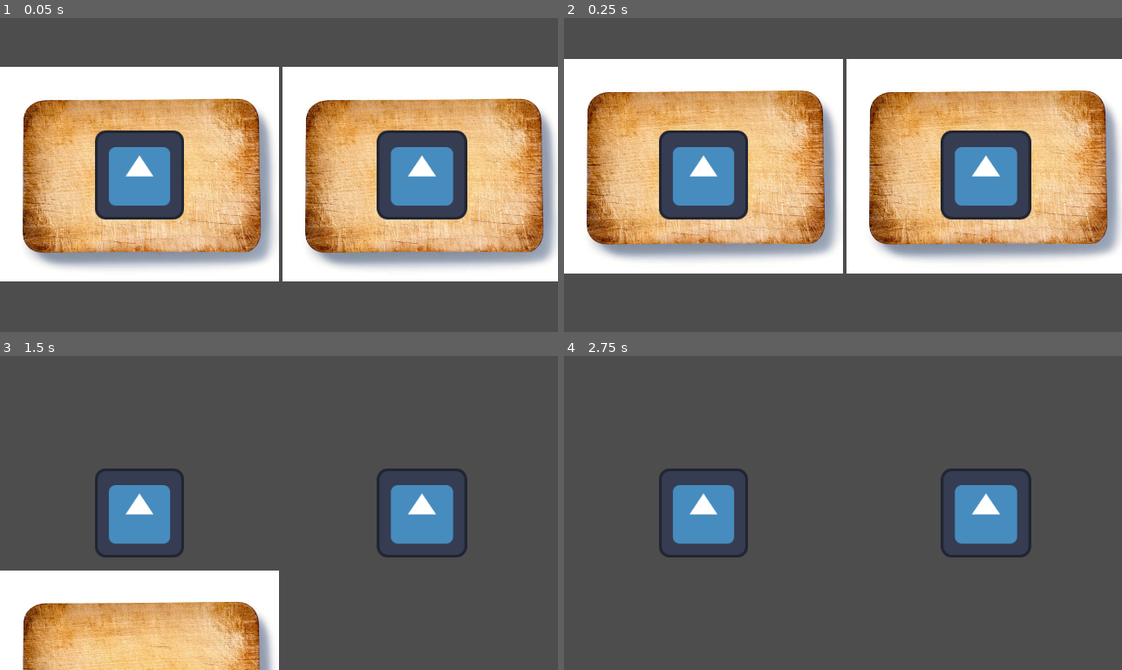
Above: before the commit, frames 1-4 (two rows, left to right).
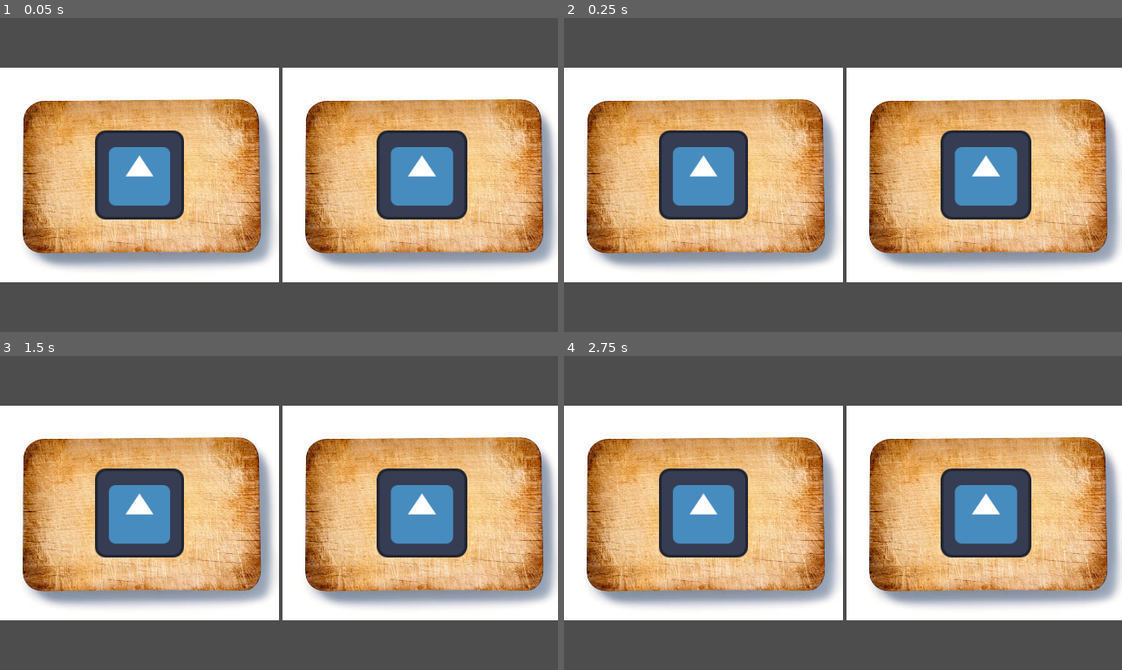
Above: after the commit, the same moments.

Repository: Fullbust505/GameJam2026
Game: Godot game, scene res://scenes/nage_level_view.tscn
The game is run twice, just before and just after one commit, with the same random seed, the same clock (stepped at 60 frames per second) and the same inputs. The engine's default icon, where the game draws it, is replaced by a stand-in: a white triangle on a blue panel in a dark square.
Inputs:
- Up to frame 1 (0.05 s): no input
- Up to frame 2 (0.25 s): no input
- Up to frame 3 (1.5 s): tap Enter (ui_accept) at 0.5, 0.6, 0.77, 1.07, 1.35 s; hold Right (ui_right) from 0.53 s (still down)
- Up to frame 4 (2.75 s): tap Enter (ui_accept) at 1.52, 1.82, 2.1 s; release Right (ui_right) at 2.03 s; hold Left (ui_left) from 2.03 s (still down)

The runs differ from the first frame. In frame 1, 2.5% of the frame differs, in the area x 0-100%, y 15-85%; in frame 2, 26%; in frame 3, 66%, in the area x 0-100%, y 15-100%; in frame 4, 59%.

Commit message:
template inch

Diff:
--- /dev/null
+++ b/monsieur-monstre-jeux/player.gd
@@ -0,0 +1,25 @@
+extends CharacterBody2D
+
+
+const SPEED = 300.0
+const JUMP_VELOCITY = -400.0
+
+
+func _physics_process(delta: float) -> void:
+	# Add the gravity.
+	if not is_on_floor():
+		velocity += get_gravity() * delta
+
+	# Handle jump.
+	if Input.is_action_just_pressed("ui_accept") and is_on_floor():
+		velocity.y = JUMP_VELOCITY
+
+	# Get the input direction and handle the movement/deceleration.
+	# As good practice, you should replace UI actions with custom gameplay actions.
+	var direction := Input.get_axis("ui_left", "ui_right")
+	if direction:
+		velocity.x = direction * SPEED
+	else:
+		velocity.x = move_toward(velocity.x, 0, SPEED)
+
+	move_and_slide()
--- a/monsieur-monstre-jeux/scenes/cut_P2.tscn
+++ b/monsieur-monstre-jeux/scenes/cut_P2.tscn
@@ -1,6 +1,5 @@
 [gd_scene format=3 uid="uid://3f1odqe353cn"]
 
-[ext_resource type="Script" uid="uid://bg3waskesp805" path="res://scripts/nage_p2mvt.gd" id="1_at8dn"]
 [ext_resource type="Texture2D" uid="uid://bbxo30ypwsfeu" path="res://sprites/icon.svg" id="2_3ccfh"]
 
 [sub_resource type="PhysicsMaterial" id="PhysicsMaterial_c4gc8"]
@@ -10,7 +9,6 @@
 
 [node name="P2" type="Node2D" unique_id=2103489380]
 scale = Vector2(0.8000001, 0.8000001)
-script = ExtResource("1_at8dn")
 
 [node name="Sprite2D" type="Sprite2D" parent="." unique_id=2103890599]
 scale = Vector2(1.013, 1)
--- a/monsieur-monstre-jeux/scenes/nage_P1.tscn
+++ b/monsieur-monstre-jeux/scenes/nage_P1.tscn
@@ -18,6 +18,7 @@
 [node name="RigidBody2D" type="RigidBody2D" parent="." unique_id=1093869996]
 mass = 70.0
 physics_material_override = SubResource("PhysicsMaterial_c4gc8")
+gravity_scale = 0.0
 
 [node name="CollisionShape2D" type="CollisionShape2D" parent="RigidBody2D" unique_id=922787149]
 scale = Vector2(2.5, 2.5)
--- a/monsieur-monstre-jeux/scenes/nage_P2.tscn
+++ b/monsieur-monstre-jeux/scenes/nage_P2.tscn
@@ -19,6 +19,7 @@
 [node name="RigidBody2D" type="RigidBody2D" parent="." unique_id=1093869996]
 mass = 70.0
 physics_material_override = SubResource("PhysicsMaterial_c4gc8")
+gravity_scale = 0.0
 
 [node name="CollisionShape2D" type="CollisionShape2D" parent="RigidBody2D" unique_id=922787149]
 scale = Vector2(2.5, 2.5)
--- a/monsieur-monstre-jeux/scenes/nage_level_view.tscn
+++ b/monsieur-monstre-jeux/scenes/nage_level_view.tscn
@@ -1,6 +1,6 @@
 [gd_scene format=3 uid="uid://bfbny43birx8b"]
 
-[ext_resource type="Script" uid="uid://c5fqa1ax7aw5v" path="res://scenes/world.gd" id="1_n5pg7"]
+[ext_resource type="Script" uid="uid://c5fqa1ax7aw5v" path="res://scripts/world.gd" id="1_n5pg7"]
 [ext_resource type="PackedScene" uid="uid://duj8xj1kbg5w8" path="res://scenes/cuisine_level.tscn" id="1_yqrkj"]
 
 [node name="Node" type="Node" unique_id=1193111562]
--- a/monsieur-monstre-jeux/scenes/cut_P1.tscn
+++ b/monsieur-monstre-jeux/scenes/swim_P1.tscn
@@ -1,6 +1,5 @@
 [gd_scene format=3 uid="uid://eua0qi6j81g1"]
 
-[ext_resource type="Script" uid="uid://pdwnlod2u80m" path="res://scripts/nage_p1mvt.gd" id="1_bcql0"]
 [ext_resource type="Texture2D" uid="uid://bbxo30ypwsfeu" path="res://sprites/icon.svg" id="2_x1ftj"]
 
 [sub_resource type="PhysicsMaterial" id="PhysicsMaterial_c4gc8"]
@@ -10,7 +9,6 @@
 
 [node name="P1" type="Node2D" unique_id=2103489380]
 scale = Vector2(0.79999846, 0.79999846)
-script = ExtResource("1_bcql0")
 
 [node name="Sprite2D" type="Sprite2D" parent="." unique_id=2103890599]
 texture = ExtResource("2_x1ftj")
--- /dev/null
+++ b/monsieur-monstre-jeux/scripts/cut_p1.gd
@@ -0,0 +1,11 @@
+extends Node2D
+
+
+# Called when the node enters the scene tree for the first time.
+func _ready() -> void:
+	pass # Replace with function body.
+
+
+# Called every frame. 'delta' is the elapsed time since the previous frame.
+func _process(delta: float) -> void:
+	pass
--- /dev/null
+++ b/monsieur-monstre-jeux/scripts/cut_p2.gd
@@ -0,0 +1,11 @@
+extends Node2D
+
+
+# Called when the node enters the scene tree for the first time.
+func _ready() -> void:
+	pass # Replace with function body.
+
+
+# Called every frame. 'delta' is the elapsed time since the previous frame.
+func _process(delta: float) -> void:
+	pass
--- a/monsieur-monstre-jeux/scenes/world.gd
+++ b/monsieur-monstre-jeux/scripts/world.gd
@@ -5,7 +5,6 @@
 		viewport = $HBoxContainer/P1_view_container/P1_view,
 		camera = $HBoxContainer/P1_view_container/P1_view/P1Cam,
 		player = $HBoxContainer/P1_view_container/P1_view/Level/P1
-
 	},
 	"P2" : {
 		viewport = $HBoxContainer/P2_view_container/P2_view,
@@ -17,6 +16,7 @@
 func _ready():
 	players["P2"].viewport.world_2d = players["P1"].viewport.world_2d
 	for node in players.values():
+		print(node)
 		var remote_transform := RemoteTransform2D.new()
 		remote_transform.remote_path = node.camera.get_path()
 		node.player.add_child(remote_transform)
Not shown, added: monsieur-monstre-jeux/player.gd.uid
Not shown, added: monsieur-monstre-jeux/scripts/cut_p1.gd.uid
Not shown, added: monsieur-monstre-jeux/scripts/cut_p2.gd.uid
Renamed: monsieur-monstre-jeux/scenes/world.gd.uid -> monsieur-monstre-jeux/scripts/world.gd.uid
Binary file added: monsieur-monstre-jeux/sprites/330px-Shrimp_on_cutting_board.png
Not shown, added: monsieur-monstre-jeux/sprites/330px-Shrimp_on_cutting_board.png.import
Binary file added: monsieur-monstre-jeux/sprites/500px-Red_Snapper_on_cutting_board.png
Not shown, added: monsieur-monstre-jeux/sprites/500px-Red_Snapper_on_cutting_board.png.import
Binary file added: monsieur-monstre-jeux/sprites/500px-Seriola_on_cutting_board.png
Not shown, added: monsieur-monstre-jeux/sprites/500px-Seriola_on_cutting_board.png.import
